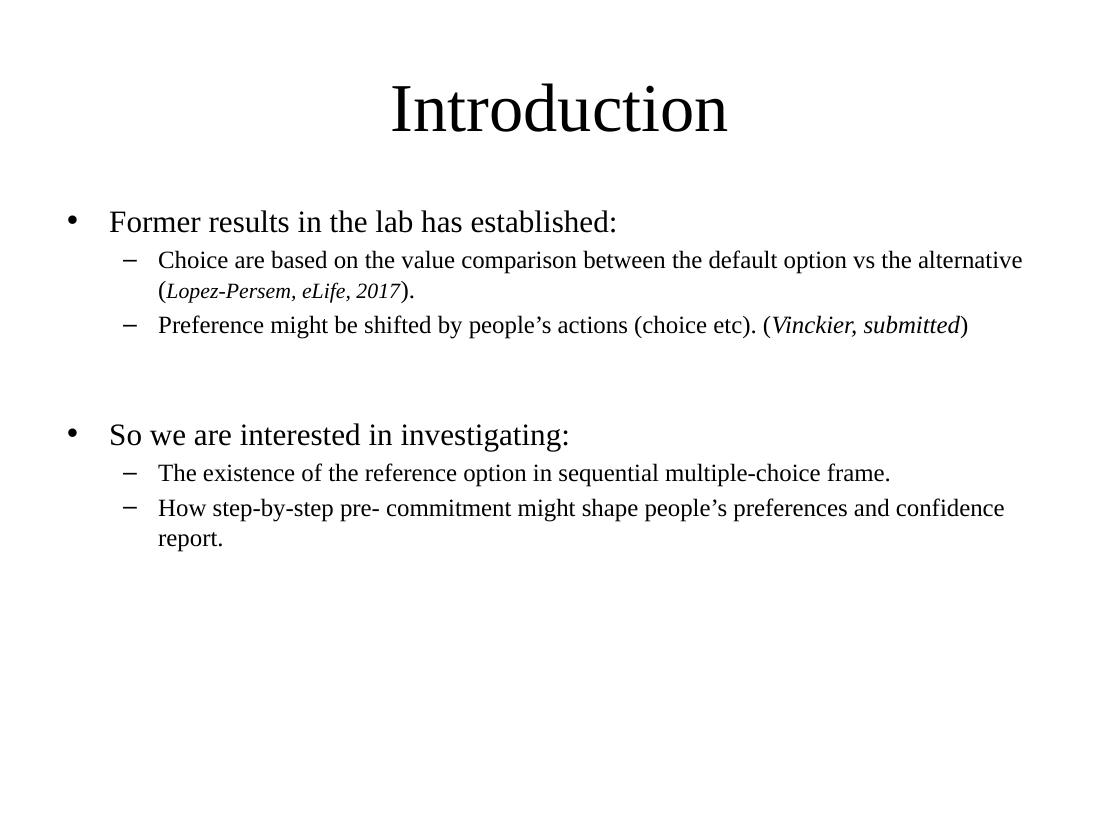
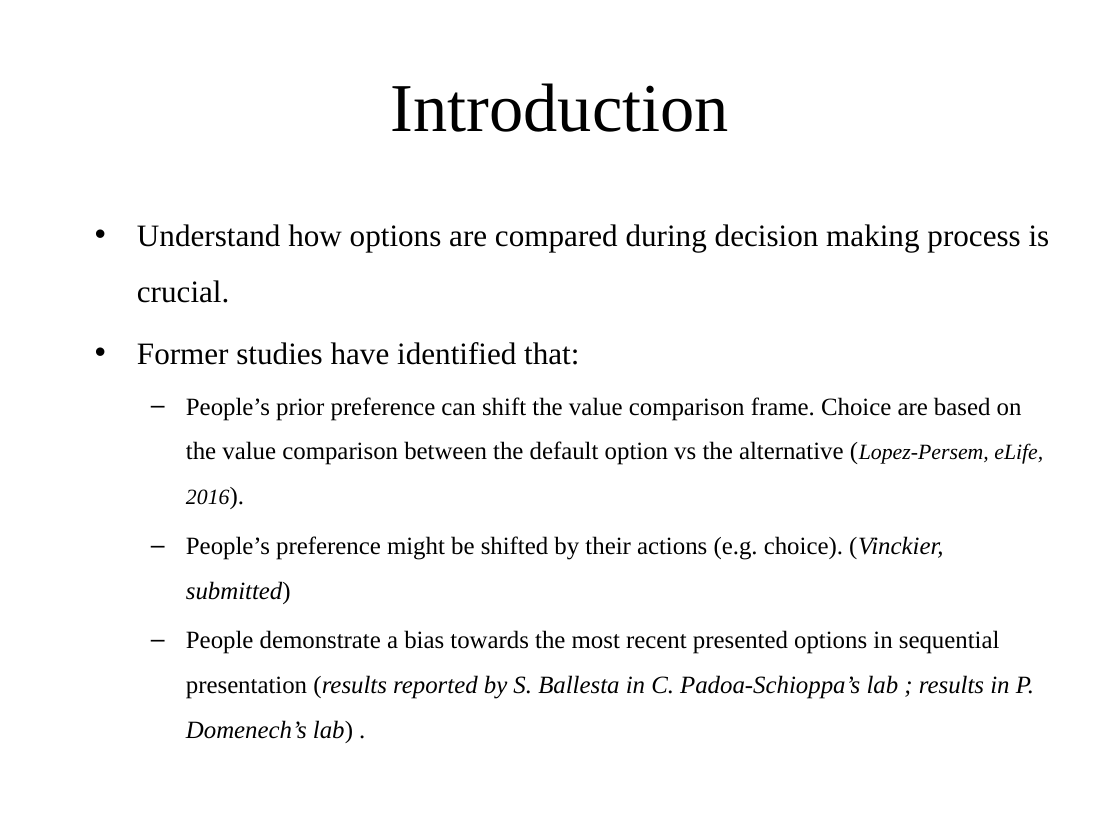
Before and after one commit to imemoof/-sdm, a slide deck: slide 2 of Lab_meeting1110.pptx. Drawn at 1120x840 pixels with LibreOffice and Linux fonts; fonts in the diff are those of the drawing. Boxes give left, top, right and bottom in pixels: in the first picture for what was removed or moved away, otherwise in the second. Text is boxed around its words. In the diff, an @@ line names an element or a change of style, - is before the commit and + after.

```diff
--- a/Lab_meeting1110.pptx
+++ b/Lab_meeting1110.pptx
@@ text at [137,224,1050,743]: text changed @@
-• Former results in the lab has established:
-  – Choice are based on the value comparison between the default option vs the alternative (Lopez-Persem, eLife, 2017).
-  – Preference might be shifted by people’s actions (choice etc). (Vinckier, submitted)
-• So we are interested in investigating:
-  – The existence of the reference option in sequential multiple-choice frame.
-  – How step-by-step pre- commitment might shape people’s preferences and confidence report.
+• Understand how options are compared during decision making process is crucial.
+• Former studies have identified that:
+  – People’s prior preference can shift the value comparison frame. Choice are based on the value comparison between the default option vs the alternative (Lopez-Persem, eLife, 2016).
+  – People’s preference might be shifted by their actions (e.g. choice). (Vinckier, submitted)
+  – People demonstrate a bias towards the most recent presented options in sequential presentation (results reported by S. Ballesta in C. Padoa-Schioppa’s lab ; results in P. Domenech’s lab) .
```
Also in this commit, not shown: 3 other slides changed, 8 slides added, 2 slides removed, 36 other files.
